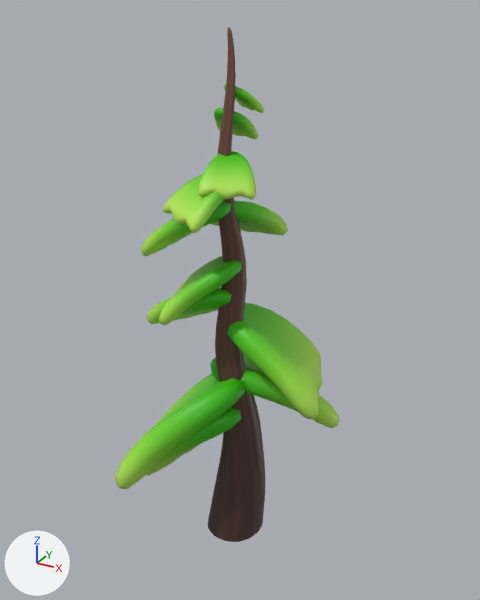
Before and after pictures for a commit that changed the FBX model Assets/Modelos/Escenario/Props/Arboles/arbol_2.fbx.
Rendered twice from a 50 mm lens placed at (5.72, -10.4, 10.88), pointed at (-0.05, 0.1, 5.64). Every picture has the same lights, and +X, +Y and +Z are marked at lower left.

Objects in the first picture: 'Arbol2', 'Arbol2|Hoja1.001|Dupli|', 'Arbol2|Hoja1.001|Dupli|1', 'Arbol2|Hoja1.001|Dupli|10', 'Arbol2|Hoja1.001|Dupli|11', 'Arbol2|Hoja1.001|Dupli|2', 'Arbol2|Hoja1.001|Dupli|3', 'Arbol2|Hoja1.001|Dupli|4', 'Arbol2|Hoja1.001|Dupli|5', 'Arbol2|Hoja1.001|Dupli|6', 'Arbol2|Hoja1.001|Dupli|7', 'Arbol2|Hoja1.001|Dupli|8', 'Arbol2|Hoja1.001|Dupli|9'.
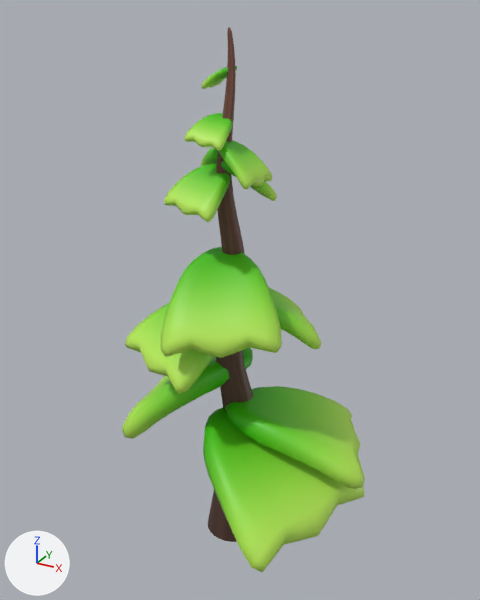
What changed in the scene script:
```text
Change ob_arbol2_hoja1_001_dupli_4:
    ob_arbol2_hoja1_001_dupli_4.location: (-0.0901, -0.137, 8.635) -> (-0.0916, -0.123, 8.729)
    ob_arbol2_hoja1_001_dupli_4.rotation_euler: (-0.389, -0.054, -2.705) -> (-0.291, 0.0597, 0.504)  # degrees (-22, -3.1, -155) -> degrees (-17, 3.4, 29)
    ob_arbol2_hoja1_001_dupli_4.scale: (0.565, 0.565, 0.565) -> (0.647, 0.647, 0.647)
Change ob_arbol2_hoja1_001_dupli_1:
    ob_arbol2_hoja1_001_dupli_1.location: (-0.218, -0.128, 9.356) -> (-0.23, -0.116, 9.259)
    ob_arbol2_hoja1_001_dupli_1.rotation_euler: (-0.387, 0.126, 0.000224) -> (-0.317, -0.13, 3.067)  # degrees (-22, 7.2, 0) -> degrees (-18, -7.4, 176)
    ob_arbol2_hoja1_001_dupli_1.scale: (0.479, 0.479, 0.479) -> (0.449, 0.449, 0.449)
Change ob_arbol2_hoja1_001_dupli_6:
    ob_arbol2_hoja1_001_dupli_6.location: (-0.255, -0.284, 7.819) -> (-0.153, -0.276, 8.879)
    ob_arbol2_hoja1_001_dupli_6.rotation_euler: (-0.331, -0.08, 1.487) -> (-0.456, -0.0687, -1.533)  # degrees (-19, -4.6, 85) -> degrees (-26, -3.9, -88)
    ob_arbol2_hoja1_001_dupli_6.scale: (0.981, 0.981, 0.981) -> (0.595, 0.595, 0.595)
Change ob_arbol2_hoja1_001_dupli_7:
    ob_arbol2_hoja1_001_dupli_7.location: (-0.0921, -0.255, 8.357) -> (-0.087, -0.259, 8.51)
    ob_arbol2_hoja1_001_dupli_7.rotation_euler: (-0.359, -0.0374, 2.579) -> (-0.411, 0.0335, -0.67)  # degrees (-21, -2.1, 148) -> degrees (-24, 1.9, -38)
    ob_arbol2_hoja1_001_dupli_7.scale: (0.751, 0.751, 0.751) -> (0.578, 0.578, 0.578)
Change ob_arbol2_hoja1_001_dupli_3:
    ob_arbol2_hoja1_001_dupli_3.location: (-0.128, -0.137, 6.642) -> (0.011, -0.0439, 6.076)
    ob_arbol2_hoja1_001_dupli_3.rotation_euler: (-0.426, -0.0778, 1.783) -> (-0.312, 0.019, -0.833)  # degrees (-24, -4.5, 102) -> degrees (-18, 1.1, -48)
    ob_arbol2_hoja1_001_dupli_3.scale: (0.964, 0.964, 0.964) -> (1.02, 1.02, 1.02)
Change ob_arbol2_hoja1_001_dupli_8:
    ob_arbol2_hoja1_001_dupli_8.location: (-0.293, 0.316, 5.505) -> (-0.262, 0.298, 4.595)
    ob_arbol2_hoja1_001_dupli_8.rotation_euler: (-0.459, -0.00693, -1.203) -> (-0.409, 0.000947, 1.693)  # degrees (-26, -0.4, -69) -> degrees (-23, 0.1, 97)
    ob_arbol2_hoja1_001_dupli_8.scale: (1.44, 1.44, 1.44) -> (1.61, 1.61, 1.61)
Change ob_arbol2_hoja1_001_dupli_10:
    ob_arbol2_hoja1_001_dupli_10.location: (-0.232, -0.232, 3.505) -> (-0.248, -0.22, 3.43)
    ob_arbol2_hoja1_001_dupli_10.rotation_euler: (-0.541, -0.0673, 1.305) -> (-0.201, 0.0744, -1.938)  # degrees (-31, -3.9, 75) -> degrees (-12, 4.3, -111)
    ob_arbol2_hoja1_001_dupli_10.scale: (1.47, 1.47, 1.47) -> (1.74, 1.74, 1.74)
Change ob_arbol2_hoja1_001_dupli_5:
    ob_arbol2_hoja1_001_dupli_5.location: (-0.392, -0.137, 7.792) -> (-0.348, -0.0913, 8.379)
    ob_arbol2_hoja1_001_dupli_5.rotation_euler: (-0.245, 0.0155, 0.0751) -> (-0.389, -0.116, 2.946)  # degrees (-14, 0.9, 4.3) -> degrees (-22, -6.6, 169)
    ob_arbol2_hoja1_001_dupli_5.scale: (1.02, 1.02, 1.02) -> (0.653, 0.653, 0.653)
Change ob_arbol2_hoja1_001_dupli_9:
    ob_arbol2_hoja1_001_dupli_9.location: (-0.452, 0.173, 4.345) -> (-0.398, 0.208, 5.78)
    ob_arbol2_hoja1_001_dupli_9.rotation_euler: (-0.328, -0.06, -0.569) -> (-0.242, -0.0775, 2.725)  # degrees (-19, -3.4, -33) -> degrees (-14, -4.4, 156)
    ob_arbol2_hoja1_001_dupli_9.scale: (1.51, 1.51, 1.51) -> (1.22, 1.22, 1.22)
Change ob_arbol2_hoja1_001_dupli:
    ob_arbol2_hoja1_001_dupli.location: (-0.167, -0.0647, 9.743) -> (-0.115, -0.0438, 10.04)
    ob_arbol2_hoja1_001_dupli.rotation_euler: (-0.389, 0.0669, -0.488) -> (-0.339, -0.0237, 1.623)  # degrees (-22, 3.8, -28) -> degrees (-19, -1.4, 93)
    ob_arbol2_hoja1_001_dupli.scale: (0.402, 0.402, 0.402) -> (0.342, 0.342, 0.342)
Change ob_arbol2_hoja1_001_dupli_11:
    ob_arbol2_hoja1_001_dupli_11.location: (-0.223, -0.255, 4.204) -> (0.0161, -0.204, 3.707)
    ob_arbol2_hoja1_001_dupli_11.rotation_euler: (-0.565, 0.0228, 1.68) -> (-0.0811, -0.0614, -1.126)  # degrees (-32, 1.3, 96) -> degrees (-4.6, -3.5, -65)
    ob_arbol2_hoja1_001_dupli_11.scale: (1.71, 1.71, 1.71) -> (1.57, 1.57, 1.57)
Change ob_arbol2_hoja1_001_dupli_2:
    ob_arbol2_hoja1_001_dupli_2.location: (-0.317, -0.1, 6.034) -> (-0.355, -0.0877, 6.855)
    ob_arbol2_hoja1_001_dupli_2.rotation_euler: (-0.307, 0.0556, 1.099) -> (-0.418, 0.0706, -2.701)  # degrees (-18, 3.2, 63) -> degrees (-24, 4, -155)
    ob_arbol2_hoja1_001_dupli_2.scale: (1.08, 1.08, 1.08) -> (1.24, 1.24, 1.24)
```

Pixel boxes (x1, y1, x2, y2) of what changed, in the pictures (480 x 600 px):
'Arbol2|Hoja1.001|Dupli|10', moved, turned, rescaled: before (146, 407, 241, 476); after (203, 408, 364, 572)
'Arbol2|Hoja1.001|Dupli|11', moved, turned, rescaled: before (115, 374, 245, 489); after (225, 386, 365, 489)
'Arbol2|Hoja1.001|Dupli|2', moved, turned, rescaled: before (146, 287, 232, 324); after (161, 247, 282, 358)
'Arbol2|Hoja1.001|Dupli|8', moved, turned, rescaled: before (227, 303, 322, 419); after (122, 348, 253, 439)
'Arbol2|Hoja1.001|Dupli|9', moved, turned, rescaled: before (210, 354, 339, 428); after (125, 303, 214, 394)
'Arbol2|Hoja1.001|Dupli|5', moved, turned, rescaled: before (210, 201, 288, 236); after (164, 163, 230, 222)
'Arbol2|Hoja1.001|Dupli|3', moved, turned, rescaled: before (159, 256, 241, 325); after (268, 287, 321, 349)
'Arbol2|Hoja1.001|Dupli|6', moved, turned, rescaled: before (141, 201, 231, 256); after (218, 140, 272, 189)
'Arbol2|Hoja1.001|Dupli|4', moved, turned, rescaled: before (198, 151, 256, 200); after (201, 148, 254, 166)
'Arbol2|Hoja1.001|Dupli|7', moved, turned, rescaled: before (163, 174, 224, 233); after (221, 161, 277, 201)
'Arbol2|Hoja1.001|Dupli|1', moved, turned, rescaled: before (214, 108, 258, 139); after (184, 113, 232, 151)
'Arbol2|Hoja1.001|Dupli|', moved, turned, rescaled: before (224, 84, 264, 113); after (201, 66, 237, 89)
'Arbol2', unchanged, covered by the edit: before (208, 27, 265, 542); after (208, 27, 253, 542)
